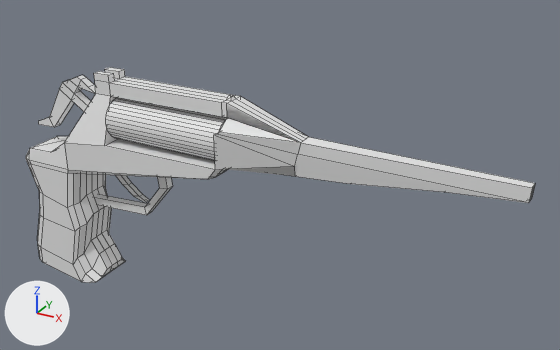
The FBX model General Assets - Brendan/RussianRoulette.fbx as it was, and as the next commit left it.
Rendered twice from a camera (50 mm lens) standing at (25.7, -27.5, 21.3) and looking at (10.3, 0.4, 7.3). The axes (+X, +Y, +Z) are drawn at lower left. The lights are the same throughout. Mesh edges are drawn as thin lines. Materials are left out; every surface is plain grey.
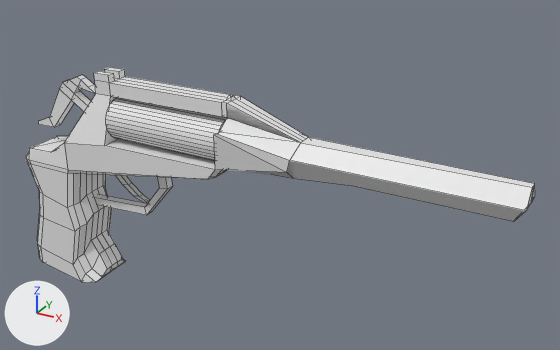
Scene script edits in JSON lines:
```json
{"block": "me_cube_001", "where": "me_cube_001.from_pydata(...)  # 350 vertices, 312 faces; spans x -1.4..23.9, y -4.0..1.3, z -4.2..7.3"}
{"block": "me_cube_001", "where": "# used by ob_cube; location = (-2.59, -0.17, 3.73)"}
{"block": "me_cube_001", "change": "me_cube_001 part 1"}
{"op": "set", "path": "me_cube_001.vertices[123].co", "old": "(14.2, 0.4, 4.6)", "new": "(14.2, 1.1, 4.7)"}
{"op": "set", "path": "me_cube_001.vertices[125].co", "old": "(14.1, 0.2, 4.1)", "new": "(14.1, 0.5, 4.1)"}
{"op": "set", "path": "me_cube_001.vertices[126].co", "old": "(14.1, -0.2, 4.1)", "new": "(14.1, -0.5, 4.1)", "note": "pixel (295, 176) -> pixel (293, 178)"}
{"op": "set", "path": "me_cube_001.vertices[127].co", "old": "(14.2, -0.4, 4.6)", "new": "(14.2, -1.1, 4.7)", "note": "pixel (294, 166) -> pixel (286, 172)"}
{"op": "set", "path": "me_cube_001.vertices[202].co", "old": "(23.9, 0.2, 5.1)", "new": "(23.9, 0.7, 5.0)", "note": "pixel (531, 198) -> pixel (534, 196)"}
{"op": "set", "path": "me_cube_001.vertices[203].co", "old": "(14.3, 0.4, 5.2)", "new": "(14.3, 1.1, 5.2)"}
{"op": "set", "path": "me_cube_001.vertices[204].co", "old": "(23.9, -0.2, 5.1)", "new": "(23.9, -0.7, 5.0)", "note": "pixel (528, 202) -> pixel (526, 210)"}
{"op": "set", "path": "me_cube_001.vertices[205].co", "old": "(14.3, -0.4, 5.2)", "new": "(14.3, -1.1, 5.2)", "note": "pixel (297, 154) -> pixel (289, 160)"}
{"op": "set", "path": "me_cube_001.vertices[206].co", "old": "(20.7, -0.2, 4.8)", "new": "(23.4, -0.3, 4.3)", "note": "pixel (444, 192) -> pixel (513, 221)"}
{"op": "set", "path": "me_cube_001.vertices[207].co", "old": "(16.7, -0.2, 4.3)", "new": "(16.7, -0.4, 4.3)", "note": "pixel (350, 183) -> pixel (348, 185)"}
{"op": "set", "path": "me_cube_001.vertices[208].co", "old": "(16.7, 0.2, 4.3)", "new": "(16.7, 0.4, 4.3)"}
{"op": "set", "path": "me_cube_001.vertices[209].co", "old": "(20.7, 0.2, 4.8)", "new": "(23.4, 0.3, 4.3)"}
{"op": "set", "path": "me_cube_001.vertices[328].co", "old": "(23.9, 0.1, 5.1)", "new": "(23.9, 0.1, 5.0)", "note": "pixel (530, 199) -> pixel (531, 202)"}
{"op": "set", "path": "me_cube_001.vertices[329].co", "old": "(23.9, -0.1, 5.1)", "new": "(23.9, -0.1, 5.0)", "note": "pixel (529, 201) -> pixel (530, 204)"}
{"op": "set", "path": "me_cube_001.vertices[332].co", "old": "(20.7, 0.1, 4.8)", "new": "(23.4, 0.1, 4.2)", "note": "not seen -> pixel (516, 217)"}
{"op": "set", "path": "me_cube_001.vertices[333].co", "old": "(20.7, -0.1, 4.8)", "new": "(23.4, -0.1, 4.2)", "note": "not seen -> pixel (515, 219)"}
{"block": "me_cube_001", "change": "me_cube_001 part 2: edges marked sharp go from 553 to 559"}
```

Pixel boxes [x1, y1, x2, y2] of what changed, in the pictures (560 x 350 px; the box of a moved part takes in the faces that stretch with it):
```json
{"part": 1, "of": "me_cube_001", "change": "moved or reshaped", "before": [214, 132, 535, 203], "after": [214, 132, 535, 222]}
{"part": 2, "of": "me_cube_001", "change": "shading changed", "before": [26, 67, 534, 283], "after": [26, 67, 534, 283]}
```
